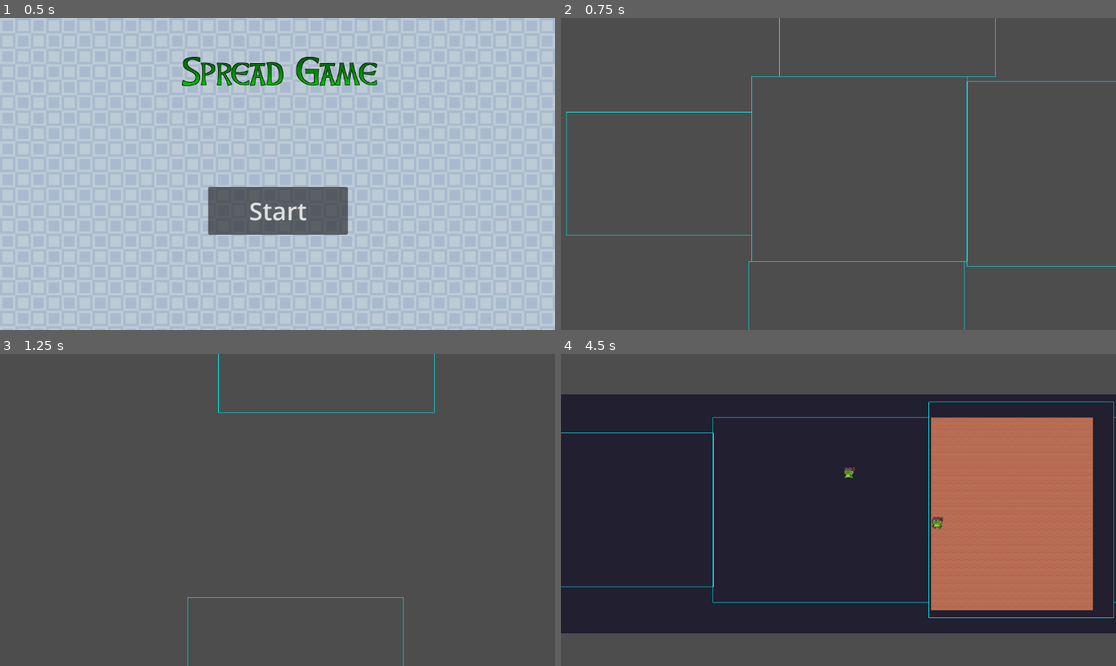
Above: before the commit, frames 1-4 (two rows, left to right).
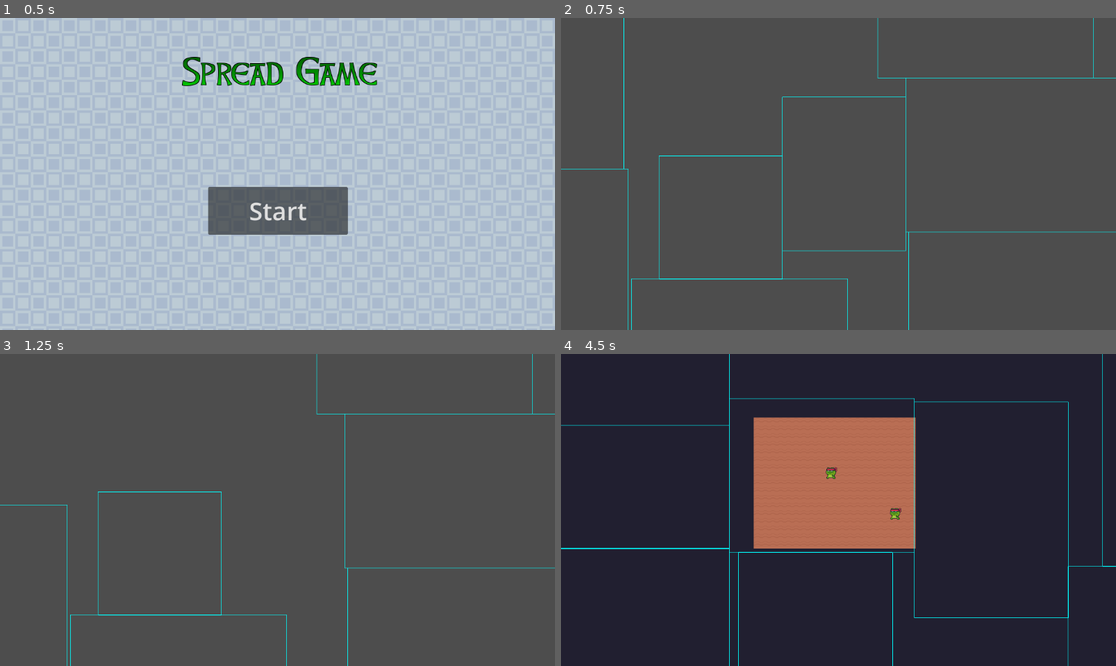
Above: after the commit, the same moments.

Repository: zamolnar/Spread-Game
Game: Godot game, scene res://scenesAndScripts/Title_screen.tscn
Two runs of this game, one before a commit and one after it. Both use one fixed random seed, a clock stepped at 60 frames per second and the inputs below.
Inputs:
- Up to frame 1 (0.5 s): no input
- Up to frame 2 (0.75 s): click "Start" at 0.5 s
- Up to frame 3 (1.25 s): no input
- Up to frame 4 (4.5 s): hold D (Right) 1.28-2.03 s; tap Space (ui_select) at 1.52, 2.27, 2.75, 3.77 s; tap Enter at 2 s; hold S (Down) 2.03-2.78 s; hold D (Right) 2.78-3.53 s; hold W (Up) 3.53-4.28 s; hold A (Left) from 4.28 s (still down)

Frame 1 is identical in both runs. In frame 2, 1.9% of the frame differs, in the area x 0-100%, y 0-100%; in frame 3, 1.1%; in frame 4, 55%.
Error in both runs: Invalid access to property or key 'position' on a base object of type 'Nil'. (res://scenesAndScripts/Dungeon.gd:231)

Commit message:
Testing
also cloned the repo onto my non-school machine

Diff:
--- a/scenesAndScripts/Dungeon.gd
+++ b/scenesAndScripts/Dungeon.gd
@@ -12,7 +12,7 @@
 
 #parameter variables
 var tile_size = 32		#size of tiles from tilemap
-var num_rooms = 5		#number rooms for initial generate (gets cut down later)
+var num_rooms = 15		#number rooms for initial generate (gets cut down later)
 var min_size = 4		#smallest possible length for width/height
 var max_size = 8		#largest possible length for width/height
 var horizontalSpread = 300		#biases horizontal generation over vertical
